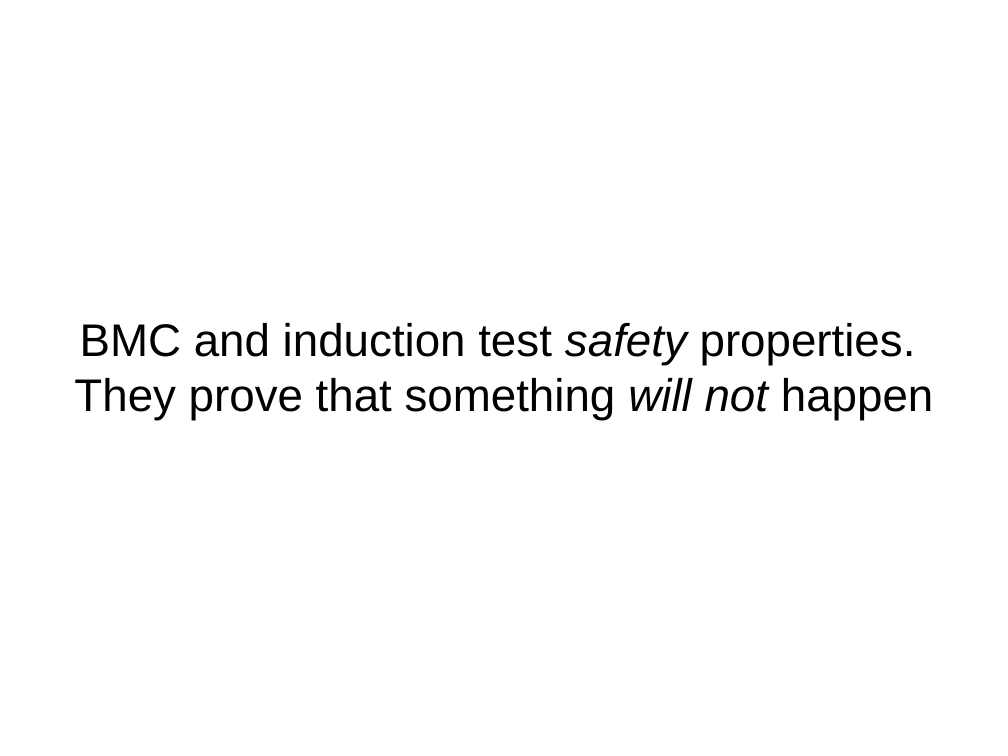
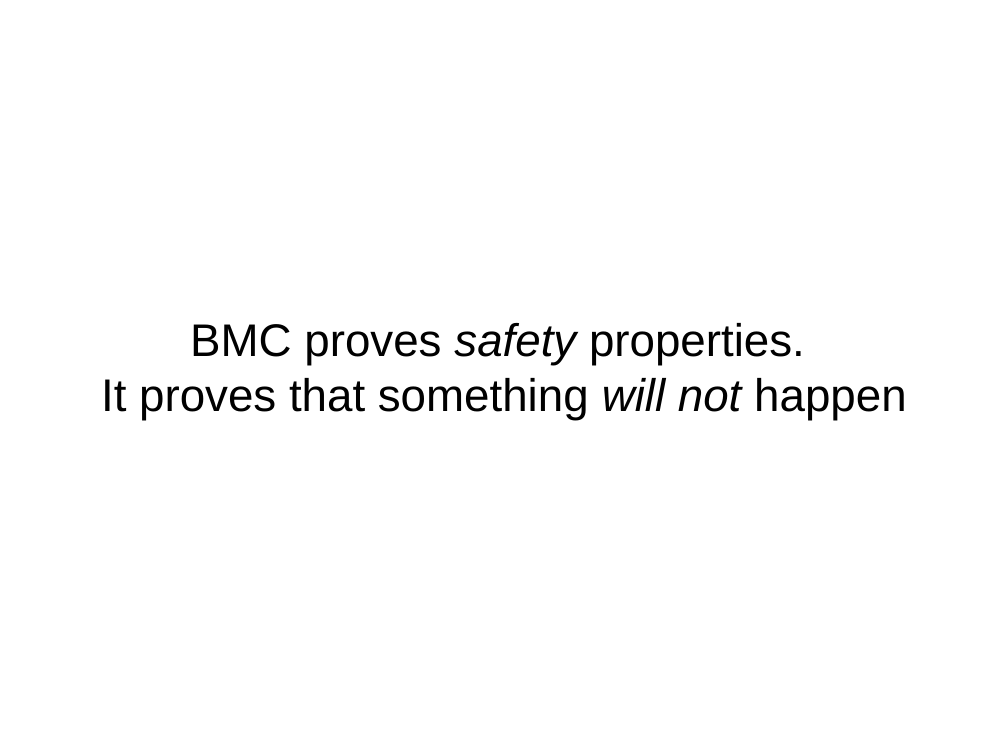
Before and after one commit to mattvenn/formal-intro-course, a slide deck: slide 24 of intro-course-slides.odp. Drawn at 1008x756 pixels with LibreOffice and Linux fonts; fonts in the diff are those of the drawing. Boxes give left, top, right and bottom in pixels: in the first picture for what was removed or moved away, otherwise in the second. Text is boxed around its words. In the diff, an @@ line names an element or a change of style, - is before the commit and + after.

Commit message:
few small fixes

```diff
--- a/intro-course-slides.odp
+++ b/intro-course-slides.odp
@@ subtitle at [101,323,907,420]: text changed @@
-BMC and induction test safety properties.
-They prove that something will not happen
+BMC proves safety properties.
+It proves that something will not happen
```
Also in this commit, not shown: 3 other slides changed, 1 slide added.
